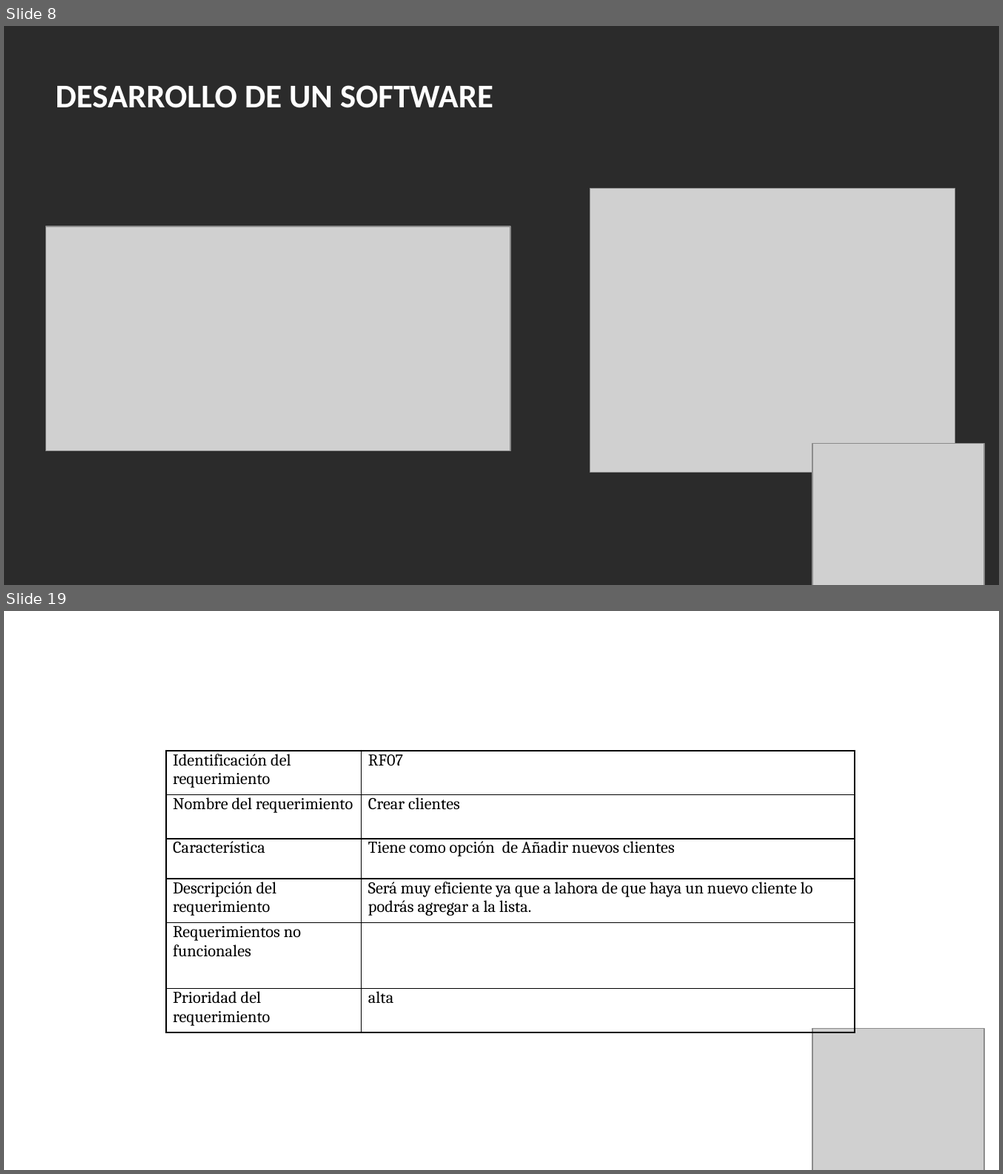
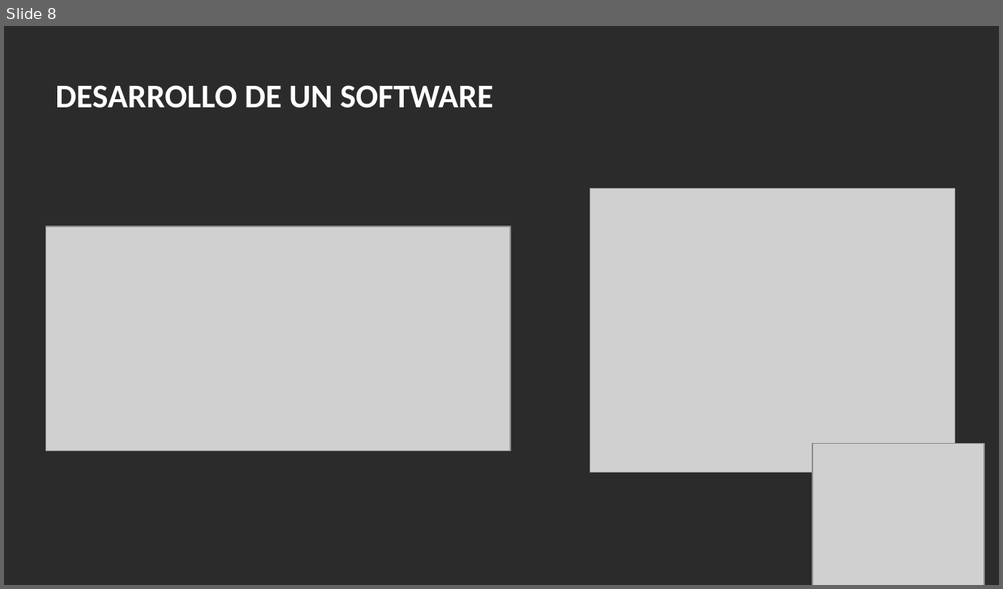
Before and after one commit to Azbanedit/azban-sb, a slide deck: DOCS/TRIMESTRE I/Presentación diapositivas azban.pptx. Shown one above the other, each under a label of ours: slides 8 and 19 before the commit, slide 8 after it; the slides between them are not shown. The pictures are 1003x1174 and 1003x589 pixels, drawn with LibreOffice and Linux fonts; fonts in the diff are those of the drawing; grey boxes stand for pictures; background and template pictures are left out; a plain dark background stands for a picture behind light text. Boxes give left, top, right and bottom in pixels: in the first picture for what was removed or moved away, otherwise in the second. Text is boxed around its words. In the diff, an @@ line names an element or a change of style, - is before the commit and + after.

```diff
--- a/DOCS/TRIMESTRE I/Presentación diapositivas azban.pptx
+++ b/DOCS/TRIMESTRE I/Presentación diapositivas azban.pptx
@@ slide 19 removed at (4,611,999,1170), background picture (left out) @@
@@ table removed at (166,752,854,1077), 6 rows, 2 columns @@
-Identificación del requerimiento | RF07
-Nombre del requerimiento | Crear clientes
-Característica | Tiene como opción de Añadir nuevos clientes
-Descripción del requerimiento | Será muy eficiente ya que a lahora de que haya un nuevo cliente lo podrás agregar a la lista.
-Requerimientos no funcionales | 
-Prioridad del requerimiento | alta
@@ picture removed at (813,1028,984,1170) @@
```
Also in this commit, not shown: 4 slides changed, 2 slides added, 33 other slides removed, 3 other files.
